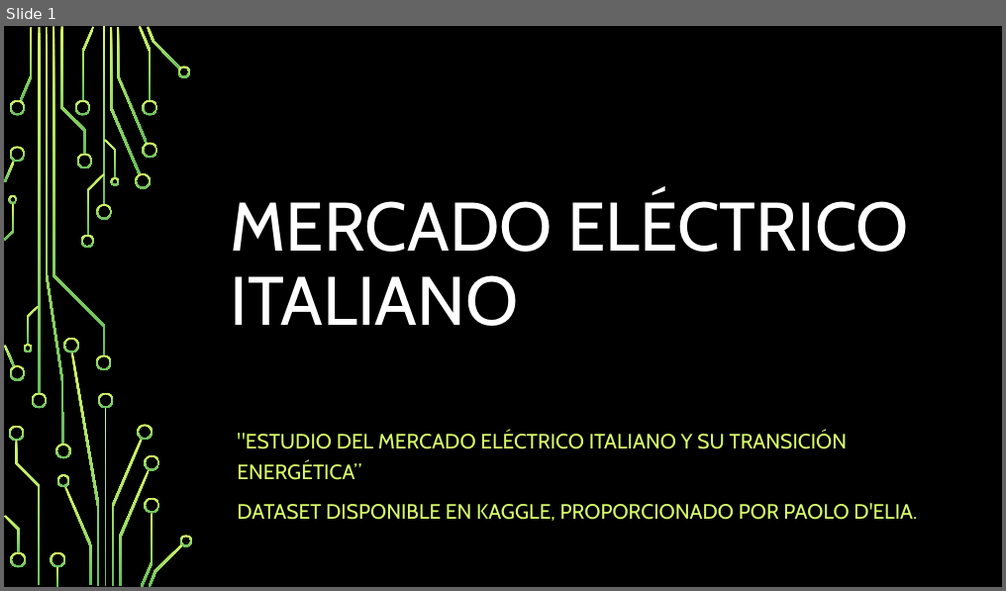
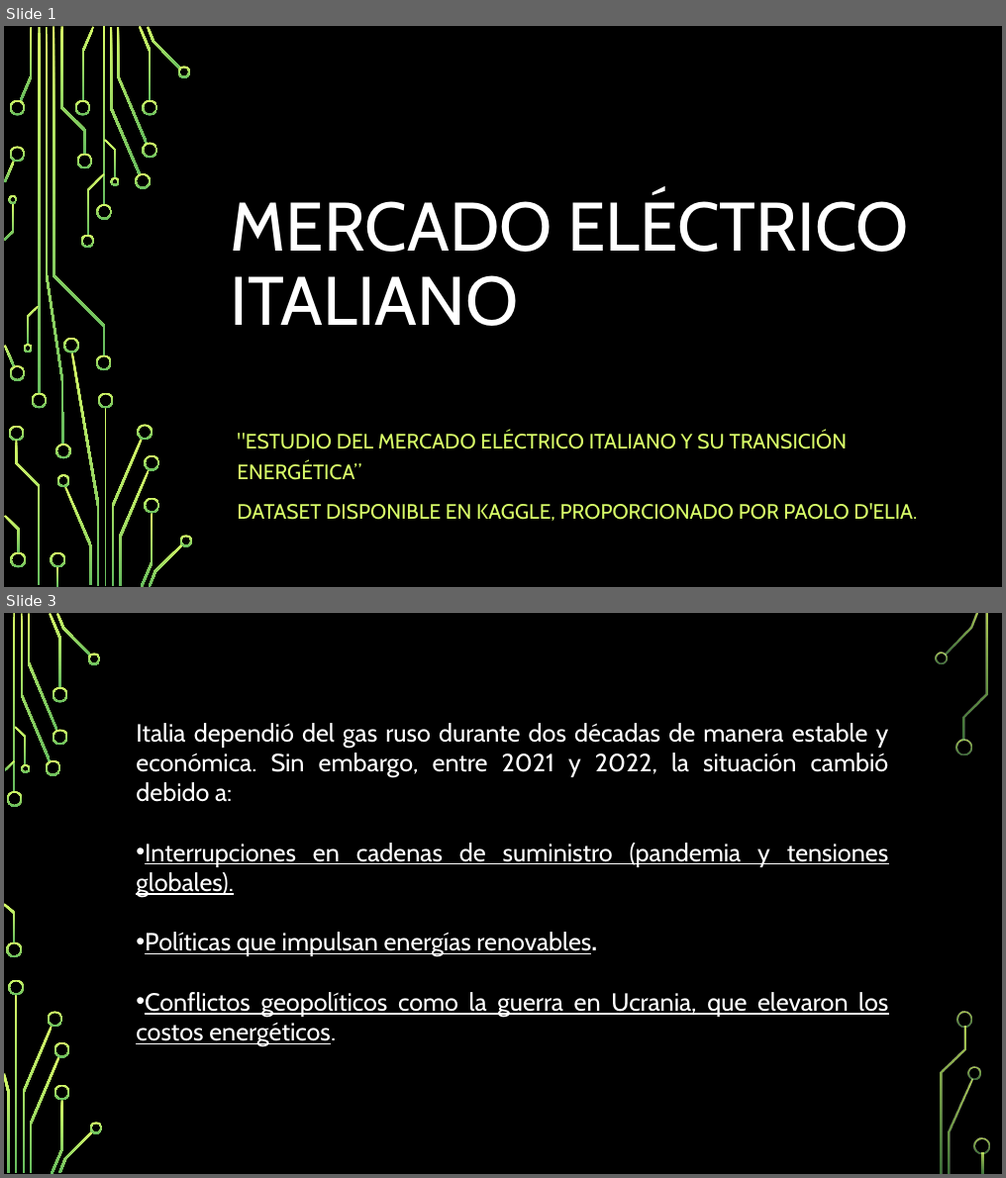
Before and after one commit to geobest7/datatone-escuela-musk-hackathon-datos-mercado-electrico-italiano, a slide deck: presentación.pptx. Shown one above the other, each under a label of ours: slide 1 before the commit, slides 1 and 3 after it; the slides between them are not shown. The pictures are 1006x591 and 1006x1178 pixels, drawn with LibreOffice and Linux fonts; fonts in the diff are those of the drawing; background and template pictures are left out. Boxes give left, top, right and bottom in pixels: in the first picture for what was removed or moved away, otherwise in the second. Text is boxed around its words. In the diff, an @@ line names an element or a change of style, - is before the commit and + after.

```diff
--- a/presentación.pptx
+++ b/presentación.pptx
@@ slide 3 added at [4, 613, 1002, 1174], background picture (left out) @@
@@ text added at [136, 723, 889, 1047], 24 pt, text #FFFFFF, underline @@
+Italia dependió del gas ruso durante dos décadas de manera estable y económica. Sin embargo, entre 2021 y 2022, la situación cambió debido a:
+• Interrupciones en cadenas de suministro (pandemia y tensiones globales).
+• Políticas que impulsan energías renovables.
+• Conflictos geopolíticos como la guerra en Ucrania, que elevaron los costos energéticos.
@@ group added at [4, 613, 990, 1174]: 33 freeform shapes, 3 rectangles @@
```
Also in this commit, not shown: 5 other slides added, 1 slide removed, 1 other file.
